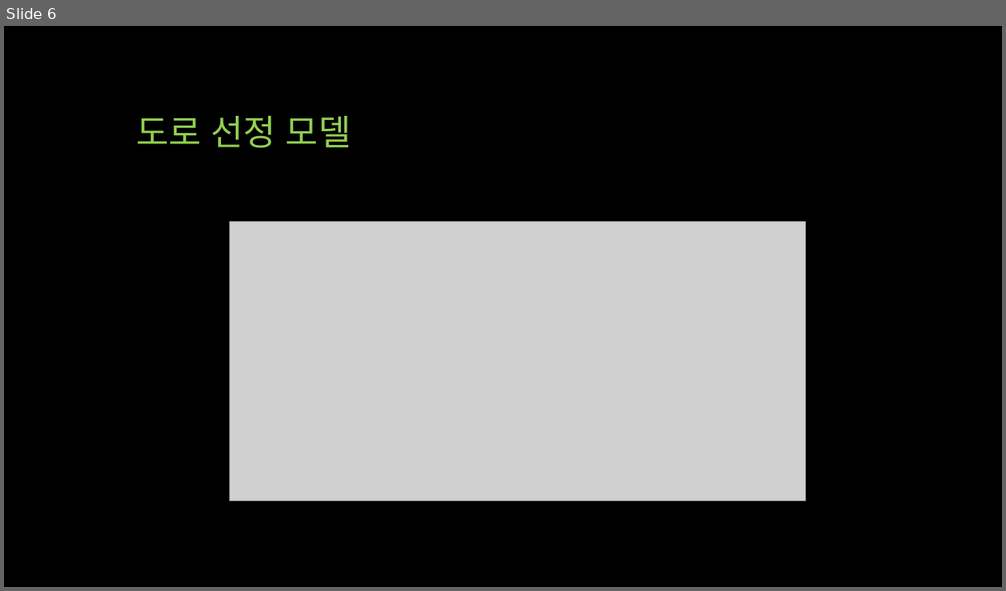
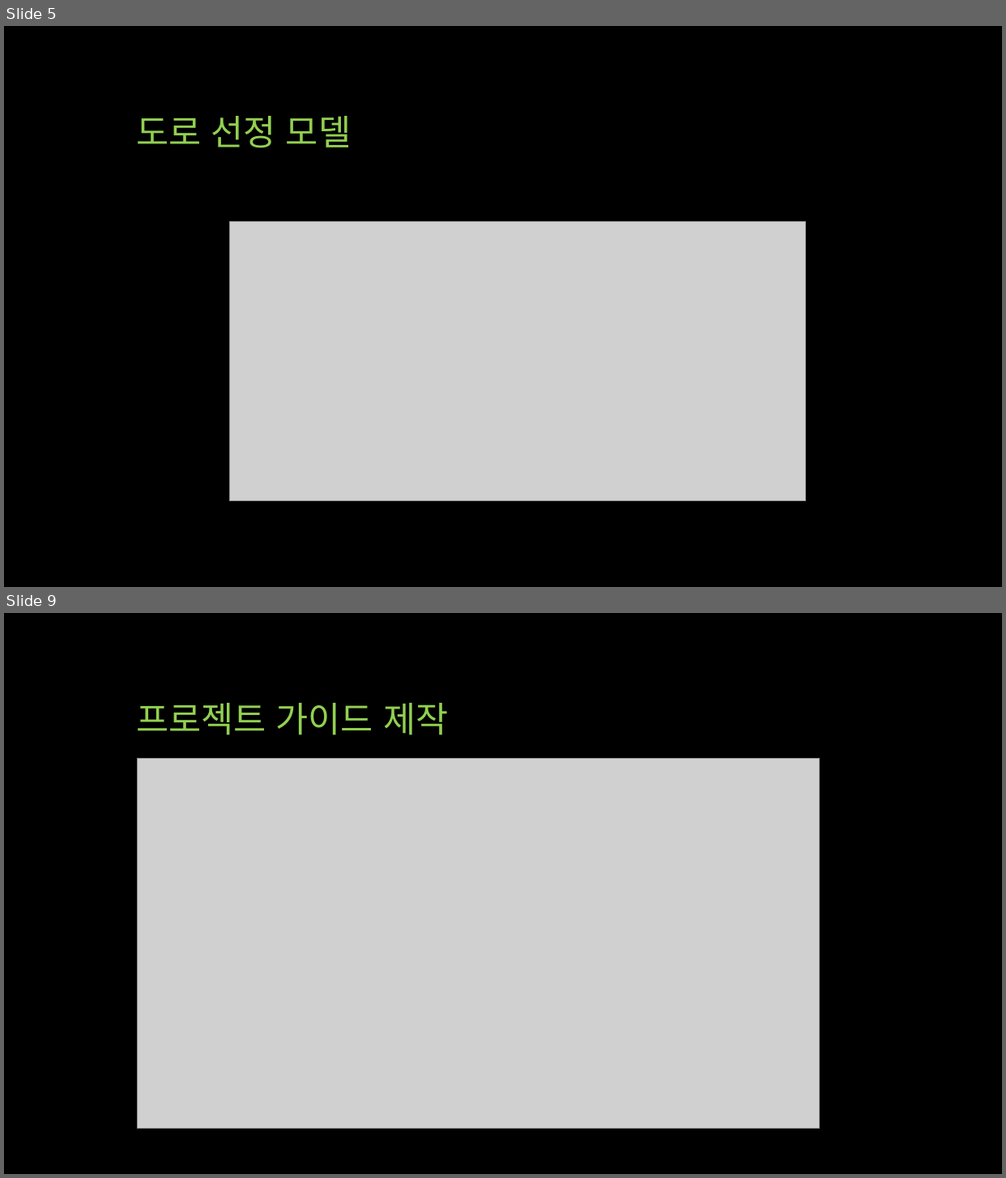
Before and after one commit to Sihan-Son/AutoPilotCar_arduino, a slide deck: docu/ppt/2017_08_06/자율 주행 자동차 프로젝트.pptx. Shown one above the other, each under a label of ours: slide 6 before the commit, slides 5 and 9 after it; the slides between them are not shown. The pictures are 1006x591 and 1006x1178 pixels, drawn with LibreOffice and Linux fonts; fonts in the diff are those of the drawing; grey boxes stand for pictures. Boxes give left, top, right and bottom in pixels: in the first picture for what was removed or moved away, otherwise in the second. Text is boxed around its words. In the diff, an @@ line names an element or a change of style, - is before the commit and + after.

```diff
--- a/docu/ppt/2017_08_06/자율 주행 자동차 프로젝트.pptx
+++ b/docu/ppt/2017_08_06/자율 주행 자동차 프로젝트.pptx
@@ slide 9 added at bbox=[4, 613, 1002, 1174], background #000000 @@
@@ title added at bbox=[136, 703, 448, 735], 34 pt, text #92D050 @@
+프로젝트 가이드 제작
@@ picture added at bbox=[138, 758, 819, 1129] @@
@@ what was slide 6 is now slide 5 @@
```
Also in this commit, not shown: 2 slides changed, 5 other slides added, 8 slides removed.
